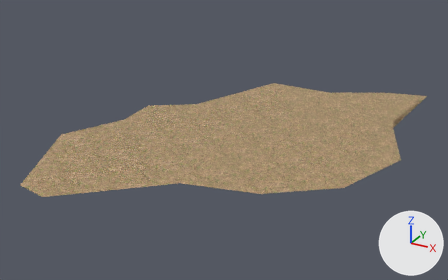
What one commit did to the OBJ model ProyectoFinal/Models/ZonaC/caminoC.obj.
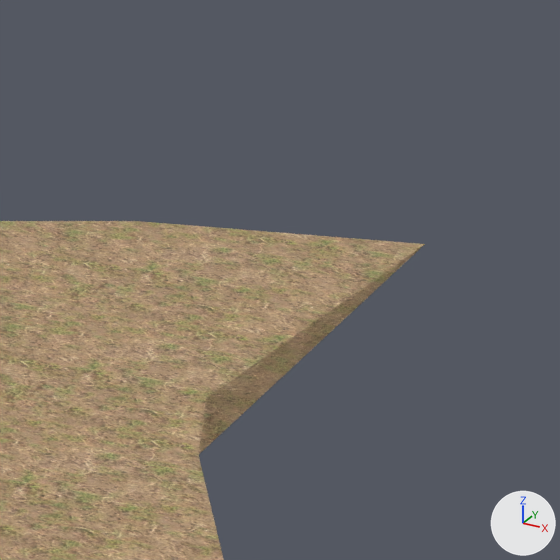
Each version appears first whole from a 50 mm lens placed at (324.5, -41.4, 67.0), pointed at (263.3, 70.0, 11.3), and next in a close-up on the part from 81% to 100% of the width and 21% to 51% of the height. Arrows for +X, +Y and +Z are at lower right; the lights stay in place. The last two pictures show the newer version. Where no turn or scale is listed for an object, it has been applied to the vertices.

Script lines for the objects in view, before the commit:
```python
me_plano_003 = bpy.data.meshes.new('Plano.003')
me_plano_003.from_pydata(...)  # 25 vertices, 32 faces; spans x 232.3..301.2, y 28.6..116.9, z 12.9..13.1
me_plano_003.materials.append(mat_material_016)  # picture img_ground_jpg
ob_plano_003 = bpy.data.objects.new('Plano.003', me_plano_003)
ob_plano_003.location = (0.0, 0.0, 0.0)
```
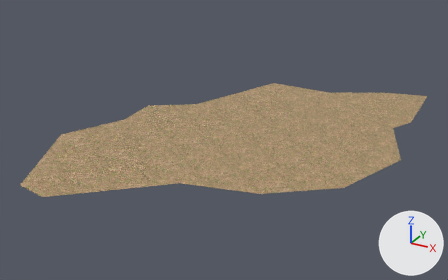
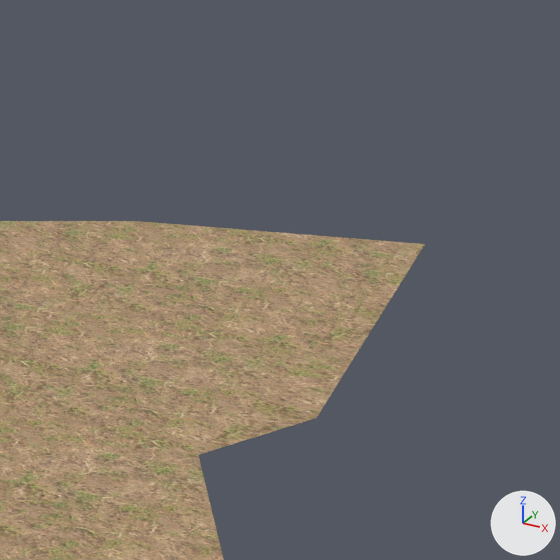
Pixel boxes [x1, y1, x2, y2] of what changed, in the close-ups (560 x 560 px; the box of a moved part takes in the faces that stretch with it):
part 1 of me_plano_003, moved or reshaped: before [199, 245, 424, 454]; after [199, 246, 424, 455]
part 2 of me_plano_003, shading changed: [196, 244, 425, 457] in both

The edits, one by one:
me_plano_003 has 25 vertices, 32 faces and spans x 232.3..301.2, y 28.6..116.9, z 12.9..13.1.
me_plano_003 is used by ob_plano_003; location (0.0, 0.0, 0.0).
Part 1, on me_plano_003:
Vertex 3 of me_plano_003 moves from (294.2, 96.5, 12.9) at pixel (205, 398) to (298.1, 96.5, 12.9) at pixel (316, 418).
me_plano_003 part 2: edges marked sharp go from 2 to 0.
